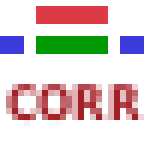
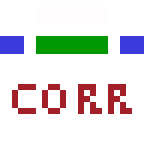
Comparing the layer stacks of the two 144px x 144px images. Changes:
renamed "CORR" to "CORR #1", painted on it over [6, 84, 144, 126]
painted on "Background" over [36, 6, 108, 24]
